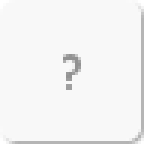
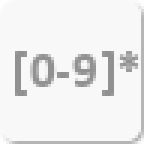
The second 144px x 144px image is a revision of the first. Changes to its layers:
added layer "[0-9]*" above "unknown" over (15, 51, 141, 96)
hid "unknown" over (63, 54, 81, 90)
